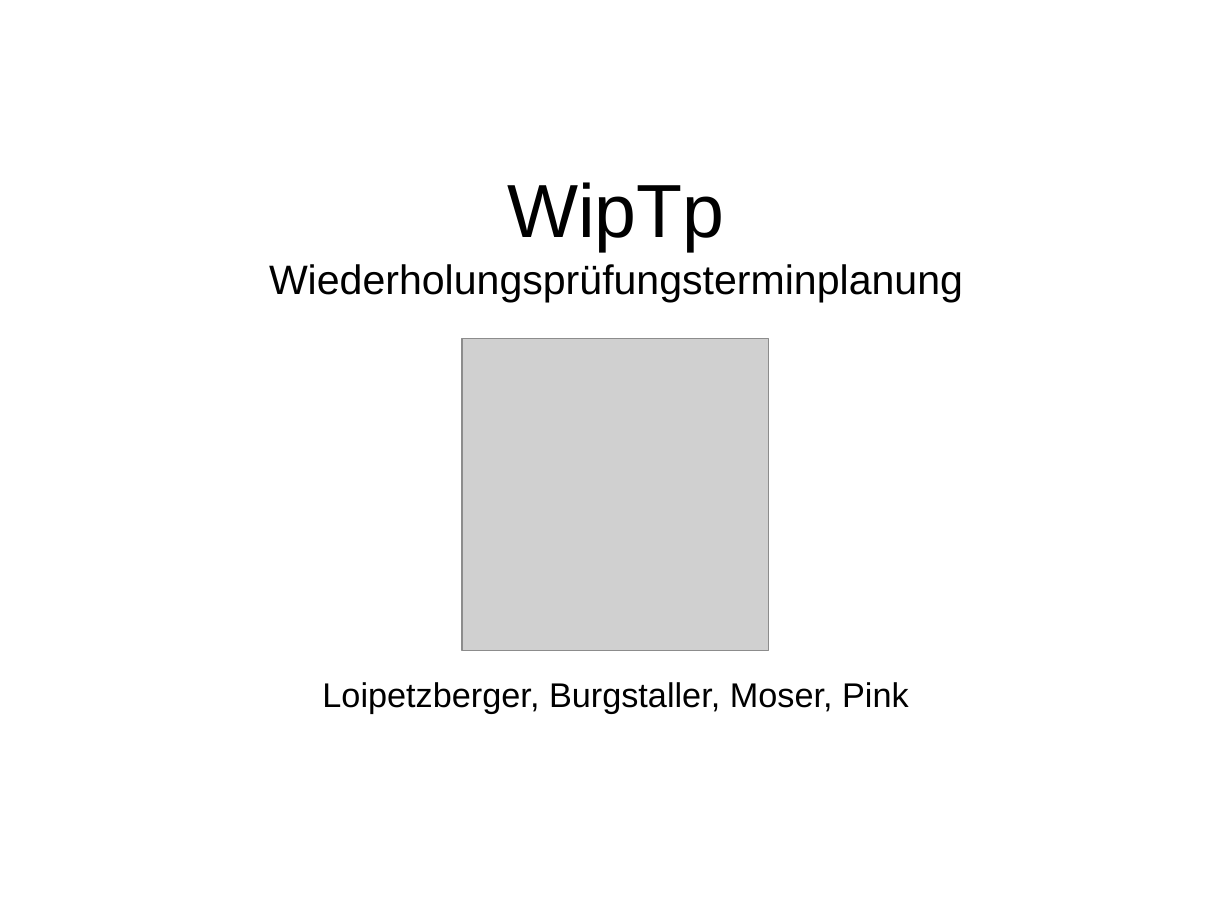
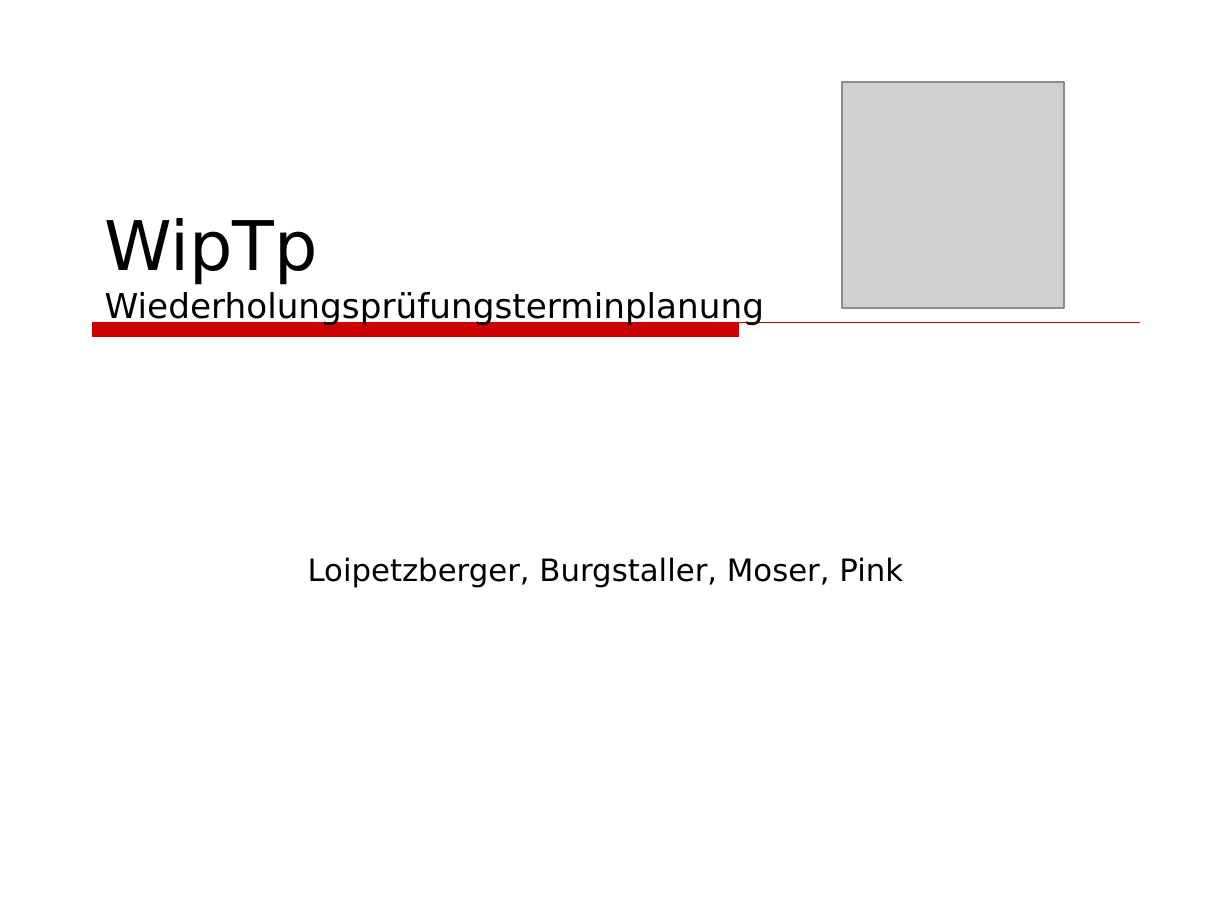
Before and after one commit to BackupTheBerlios/wiptp-svn, a slide deck: slide 1 of docs/Präsentation.ppt. Drawn at 1232x924 pixels with LibreOffice and Linux fonts; fonts in the diff are those of the drawing; grey boxes stand for pictures; background and template pictures are left out. Boxes give left, top, right and bottom in pixels: in the first picture for what was removed or moved away, otherwise in the second. Text is boxed around its words. In the diff, an @@ line names an element or a change of style, - is before the commit and + after.

```diff
--- a/docs/Präsentation.ppt
+++ b/docs/Präsentation.ppt
@@ picture: place and size @@
-picture at <box>462,339,769,650</box>
+picture at <box>841,83,1063,308</box>
@@ title "WipTp Wiederholungsprüfungsterminplanung" at <box>105,218,765,326</box>: size 44 to 40 pt in "WipTp"; size 24 to 20 pt in "Wiederholungsprüfungsterminplanung"; font Arial to DejaVu Sans; alignment centre to left; vertical alignment middle to bottom @@
@@ freeform shape added at <box>92,323,1140,338</box>, fill #CC0000, outline #CC0000 0.74 pt @@
@@ subtitle "Loipetzberger, Burgstaller, Moser, Pink": place and size @@
-subtitle "Loipetzberger, Burgstaller, Moser, Pink" at <box>322,682,909,714</box>
+subtitle "Loipetzberger, Burgstaller, Moser, Pink" at <box>308,557,903,588</box>
@@ subtitle "Loipetzberger, Burgstaller, Moser, Pink" at <box>308,557,903,588</box>: size 20 to 18 pt, font Arial to DejaVu Sans @@
```
Also in this commit, not shown: 3 other slides changed, 2 slides added.
